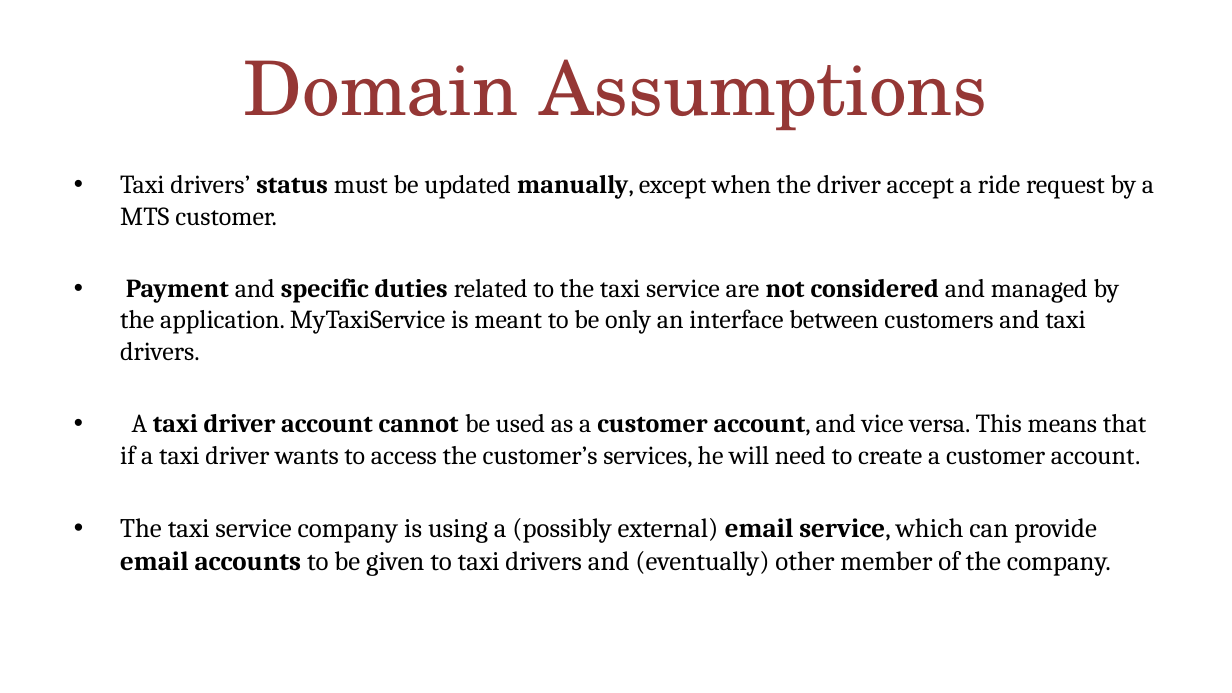
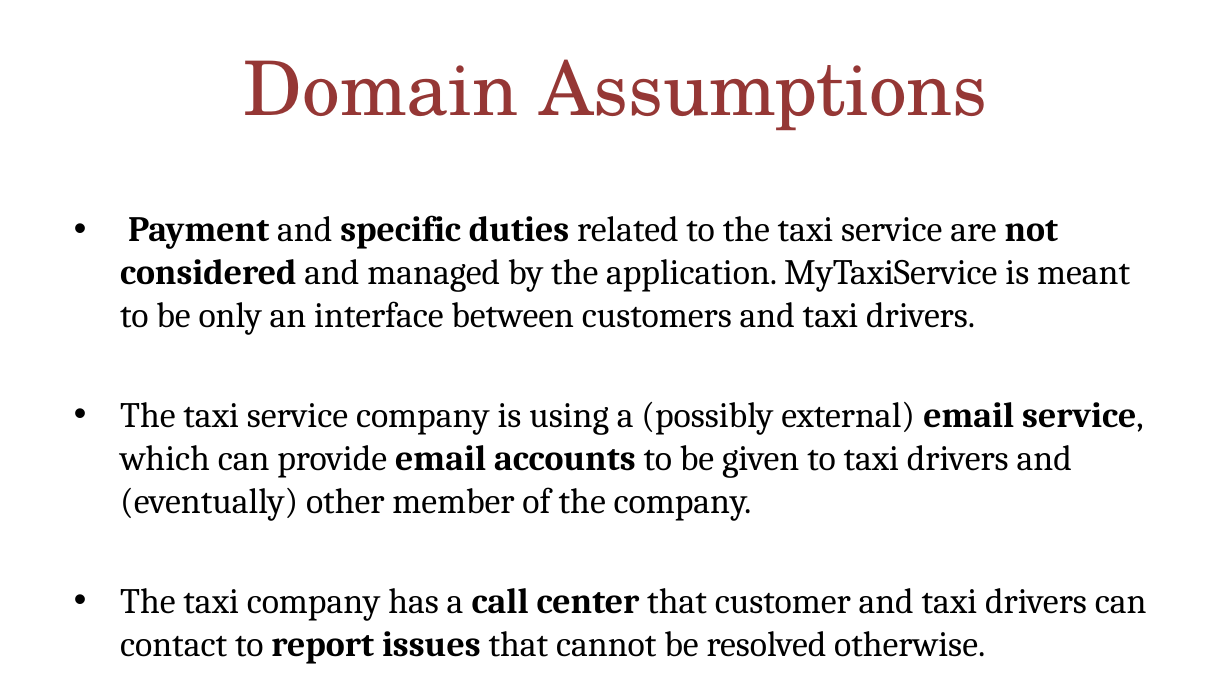
Before and after one commit to MarcoRomani/myTaxyService-SE2-PozziRomani, a slide deck: slide 6 of OtherStuff/FINAL PRESENTATION/MyTaxiService.pptx (slide 4 before the commit). Drawn at 1232x693 pixels with LibreOffice and Linux fonts; fonts in the diff are those of the drawing. Boxes give left, top, right and bottom in pixels: in the first picture for what was removed or moved away, otherwise in the second. Text is boxed around its words. In the diff, an @@ line names an element or a change of style, - is before the commit and + after.

```diff
--- a/OtherStuff/FINAL PRESENTATION/MyTaxiService.pptx
+++ b/OtherStuff/FINAL PRESENTATION/MyTaxiService.pptx
@@ text at (x1=120, y1=175, x2=1154, y2=226): paragraph removed @@
-• Taxi drivers’ status must be updated manually, except when the driver accept a ride request by a MTS customer.
@@ text at (x1=120, y1=215, x2=1144, y2=521): size 15.2 to 20.9 pt in "Payment and specific duties related to the ..."; size 15.7 to 20.9 pt in "The taxi service company is using a ..."; more space between paragraphs @@
@@ text at (x1=120, y1=414, x2=1147, y2=468): paragraph removed @@
-• A taxi driver account cannot be used as a customer account, and vice versa. This means that if a taxi driver wants to access the customer’s services, he will need to create a customer account.
@@ text at (x1=120, y1=588, x2=1147, y2=664): paragraph added @@
+• The taxi company has a call center that customer and taxi drivers can contact to report issues that cannot be resolved otherwise.
```
Also in this commit, not shown: 5 other slides changed, 6 slides added, 2 other files.
